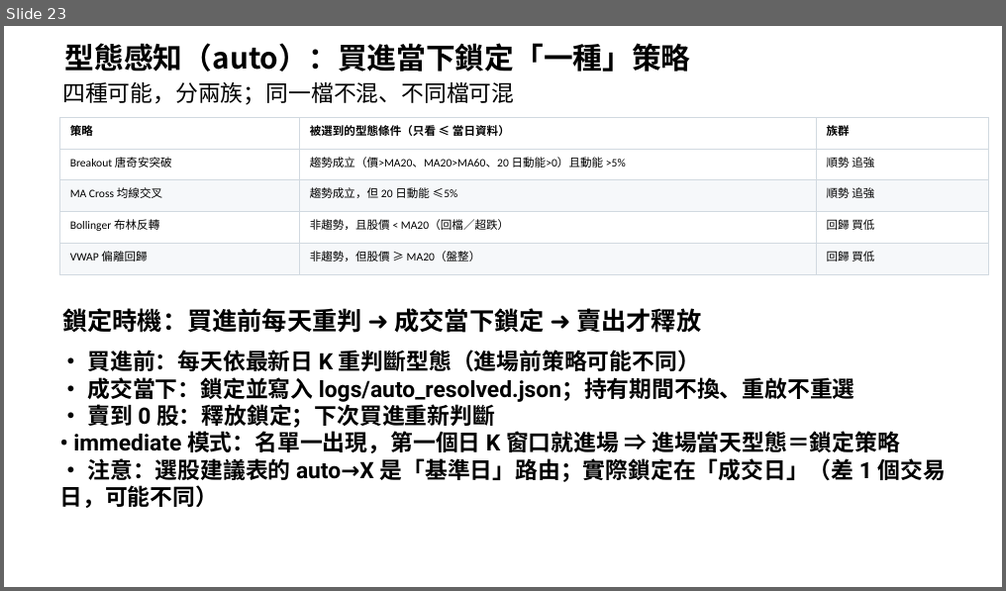
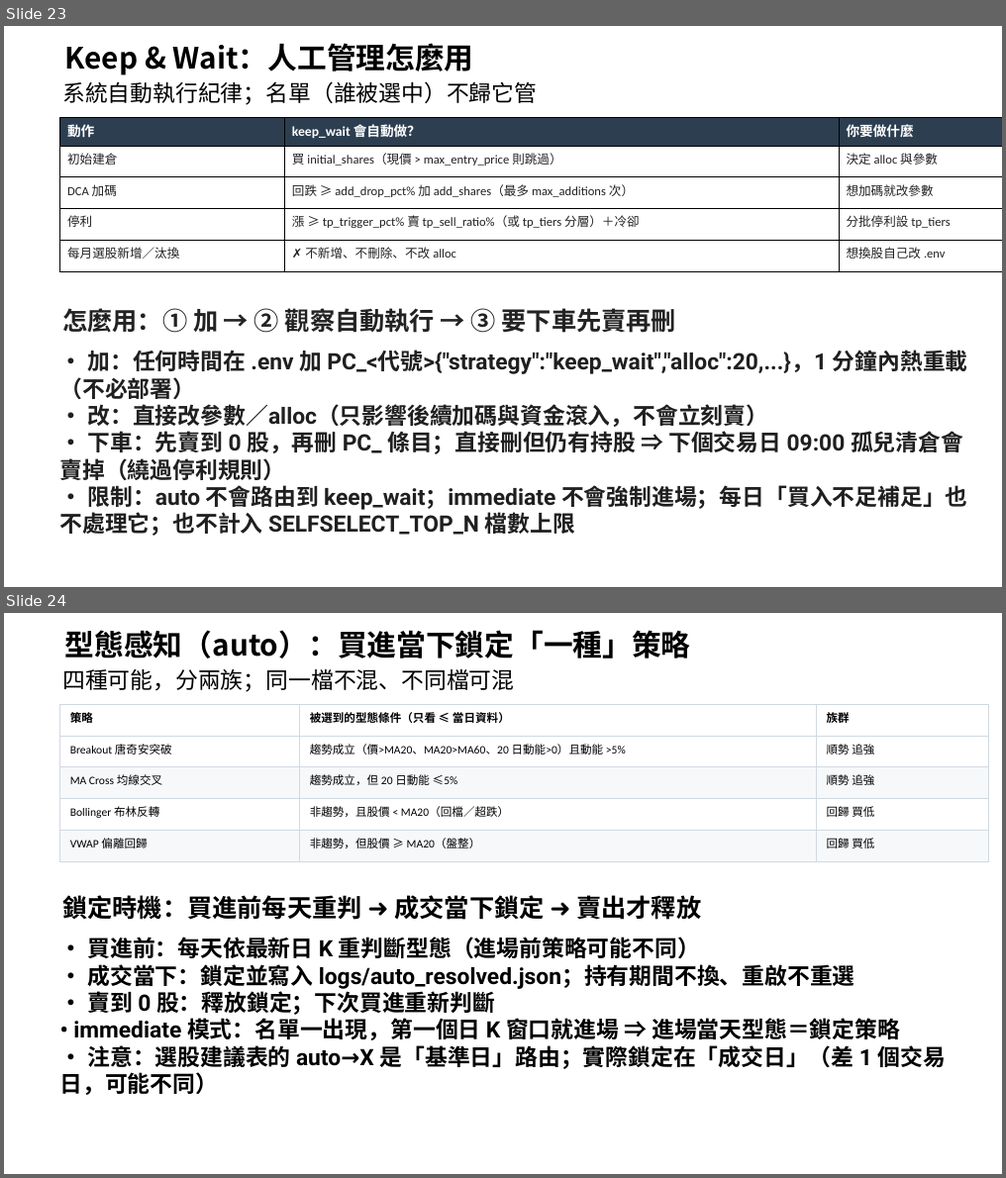
Before and after one commit to dinchentech/tw-selfselect, a slide deck: plans/ppt/TW-SELFSELECT台股買賣自動化系統-W4-講稿版.pptx. Shown one above the other, each under a label of ours: slide 23 before the commit, slides 23 and 24 after it. The pictures are 1006x591 and 1006x1178 pixels, drawn with LibreOffice and Linux fonts; fonts in the diff are those of the drawing. Boxes give left, top, right and bottom in pixels: in the first picture for what was removed or moved away, otherwise in the second. Text is boxed around its words. In the diff, an @@ line names an element or a change of style, - is before the commit and + after.

Commit message:
keep_wait 人工管理說明（策略說明＋W4 講稿）、dashboard 加策略欄、清 Group2 死碼、PPT 頁數校正

```diff
--- a/plans/ppt/TW-SELFSELECT台股買賣自動化系統-W4-講稿版.pptx
+++ b/plans/ppt/TW-SELFSELECT台股買賣自動化系統-W4-講稿版.pptx
@@ slide 23 added at (4,26,1002,587), background #FFFFFF @@
@@ text added at (65,43,474,76), 28.3 pt, text #000000, bold @@
+Keep & Wait：人工管理怎麼用
@@ text added at (62,81,537,105), 21.7 pt, text #000000 @@
+系統自動執行紀律；名單（誰被選中）不歸它管
@@ table added at (60,117,1002,272), 5 rows, 3 columns @@
+動作 | keep_wait 會自動做？ | 你要做什麼
+初始建倉 | 買 initial_shares（現價 > max_entry_price 則跳過） | 決定 alloc 與參數
+DCA 加碼 | 回跌 ≥ add_drop_pct% 加 add_shares（最多 max_additions 次） | 想加碼就改參數
+停利 | 漲 ≥ tp_trigger_pct% 賣 tp_sell_ratio%（或 tp_tiers 分層）＋冷卻 | 分批停利設 tp_tiers
+每月選股新增／汰換 | ✗ 不新增、不刪除、不改 alloc | 想換股自己改 .env
@@ text added at (62,308,676,333), 24 pt, text #222222, bold @@
+怎麼用：① 加 → ② 觀察自動執行 → ③ 要下車先賣再刪
@@ text added at (60,350,968,536), 21.7 pt, text #1F1F1F, bold @@
+• 加：任何時間在 .env 加 PC_<代號>{"strategy":"keep_wait","alloc":20,...}，1 分鐘內熱重載（不必部署）
+• 改：直接改參數／alloc（只影響後續加碼與資金滾入，不會立刻賣）
+• 下車：先賣到 0 股，再刪 PC_ 條目；直接刪但仍有持股 ⇒ 下個交易日 09:00 孤兒清倉會賣掉（繞過停利規則）
+• 限制：auto 不會路由到 keep_wait；immediate 不會強制進場；每日「買入不足補足」也不處理它；也不計入 SELFSELECT_TOP_N 檔數上限
@@ what was slide 23 is now slide 24 @@
```
Also in this commit, not shown: 9 other files.
